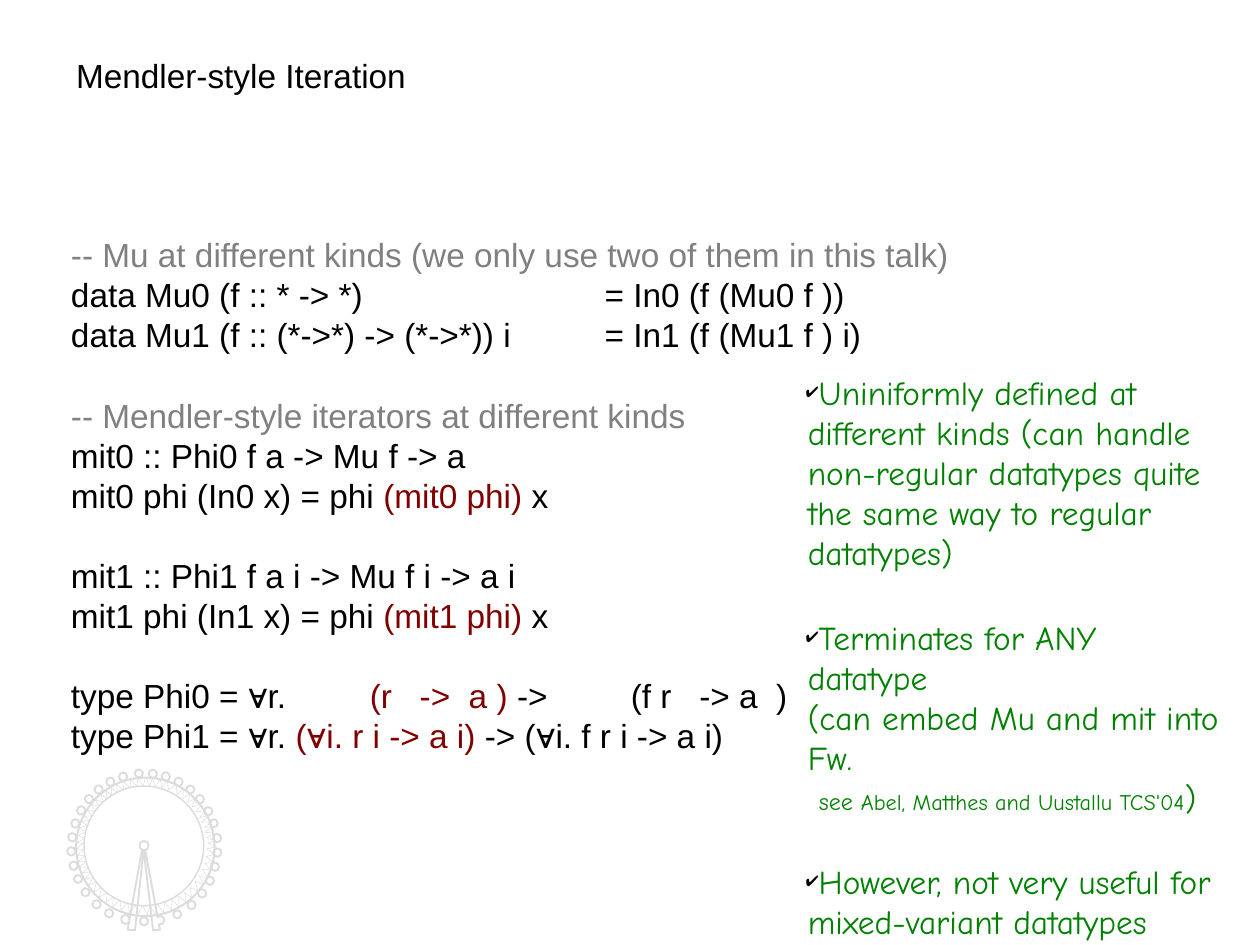
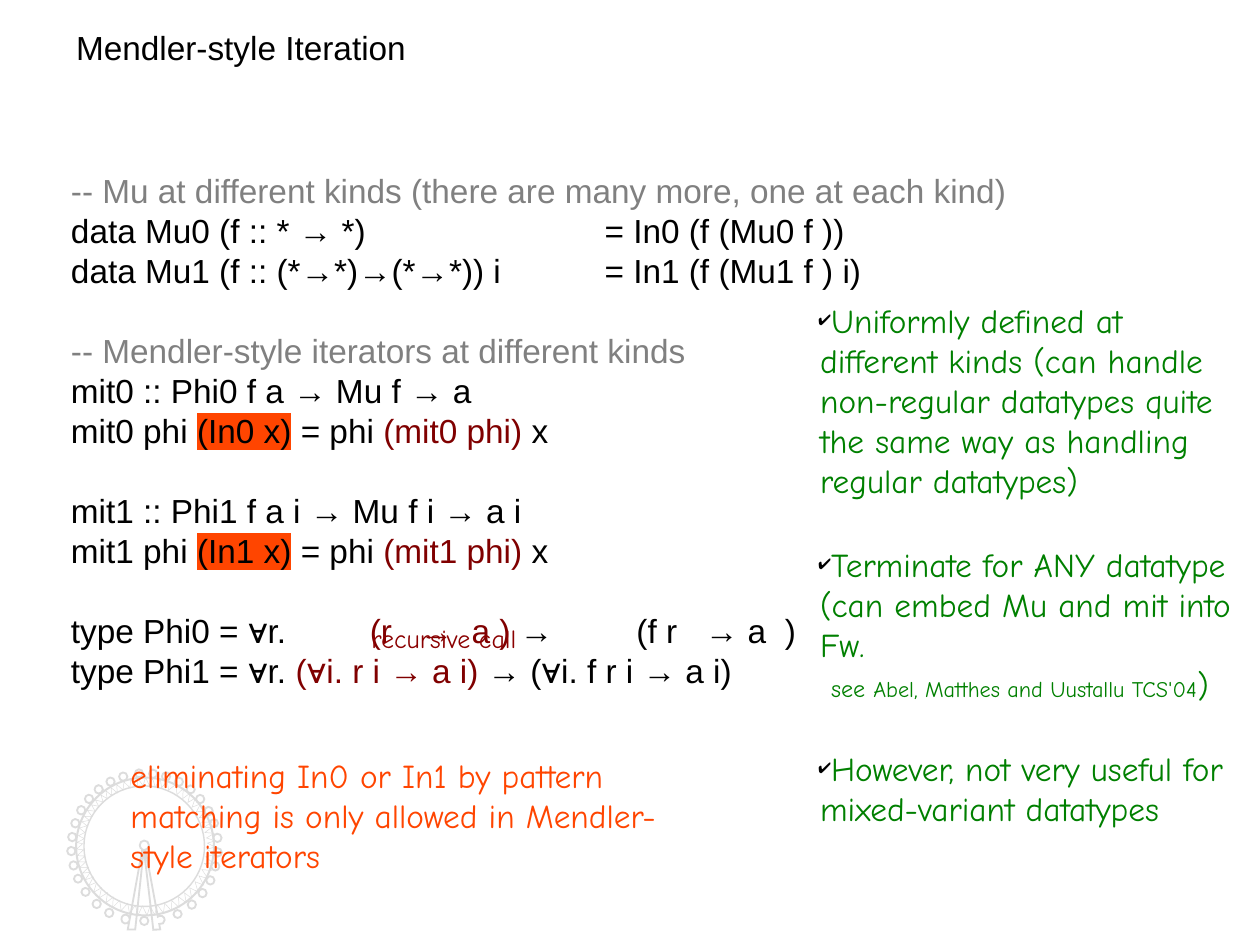
Before and after one commit to kyagrd/naxPapers, a slide deck: slide 7 of draft/TYPES13/ppt/myslide.odp. Drawn at 1260x945 pixels with LibreOffice and Linux fonts; fonts in the diff are those of the drawing. Boxes give left, top, right and bottom in pixels: in the first picture for what was removed or moved away, otherwise in the second. Text is boxed around its words. In the diff, an @@ line names an element or a change of style, - is before the commit and + after.

```diff
--- a/draft/TYPES13/ppt/myslide.odp
+++ b/draft/TYPES13/ppt/myslide.odp
@@ text "Mendler-style Iteration": place and size @@
-text "Mendler-style Iteration" at box(76, 64, 405, 94)
+text "Mendler-style Iteration" at box(76, 36, 405, 66)
@@ text "-- Mu at different kinds ...": place and size @@
-text "-- Mu at different kinds ..." at box(71, 243, 948, 754)
+text "-- Mu at different kinds ..." at box(71, 179, 1006, 689)
@@ text at box(71, 179, 1006, 289): text changed @@
--- Mu at different kinds (we only use two of them in this talk)
-data Mu0 (f :: * -> *) = In0 (f (Mu0 f ))
-data Mu1 (f :: (*->*) -> (*->*)) i = In1 (f (Mu1 f ) i)
+-- Mu at different kinds (there are many more, one at each kind)
+data Mu0 (f :: * → *) = In0 (f (Mu0 f ))
+data Mu1 (f :: (*→*)→(*→*)) i = In1 (f (Mu1 f ) i)
@@ text "Uniformly defined at different kinds ...": place and size @@
-text "Uniformly defined at different kinds ..." at box(808, 382, 1218, 941)
+text "Uniformly defined at different kinds ..." at box(820, 310, 1231, 828)
@@ text at box(820, 310, 1231, 699): text changed @@
-✔ Uniniformly defined at different kinds (can handle non-regular datatypes quite the same way to regular datatypes)
-✔ Terminates for ANY datatype
-  (can embed Mu and mit into Fw.
-  see Abel, Matthes and Uustallu TCS'04)
+✔ Uniformly defined at different kinds (can handle non-regular datatypes quite the same way as handling regular datatypes)
+✔ Terminate for ANY datatype
+  (can embed Mu and mit into Fw.
+  see Abel, Matthes and Uustallu TCS'04)
@@ text at box(71, 379, 472, 404): text changed @@
-mit0 :: Phi0 f a -> Mu f -> a
+mit0 :: Phi0 f a → Mu f → a
@@ text at box(71, 416, 549, 569): highlight none to #FF4500 in "(In0 x)", "(In1 x)" @@
@@ text at box(71, 499, 521, 524): text changed @@
-mit1 :: Phi1 f a i -> Mu f i -> a i
+mit1 :: Phi1 f a i → Mu f i → a i
@@ text at box(71, 619, 767, 689): text changed @@
-type Phi0 = ∀r. (r -> a ) -> (f r -> a )
-type Phi1 = ∀r. (∀i. r i -> a i) -> (∀i. f r i -> a i)
+type Phi0 = ∀r. (r → a ) → (f r → a )
+type Phi1 = ∀r. (∀i. r i → a i) → (∀i. f r i → a i)
@@ text added at box(371, 626, 516, 650), 14 pt, text #8B0000 @@
+recursive call
@@ outline redrawn in 3 elements at box(76, 778, 215, 916), box(67, 770, 222, 930), box(76, 778, 214, 916) @@
@@ text added at box(130, 765, 656, 875), 18 pt, text #FF4500 @@
+eliminating In0 or In1 by pattern matching is only allowed in Mendler-style iterators
```
Also in this commit, not shown: 12 other slides changed, 4 slides added, 2 slides removed, 2 other files.
